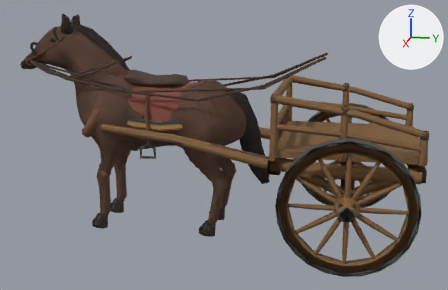
The glTF model assets/art/mounts/mounts.gltf, before and after one commit.
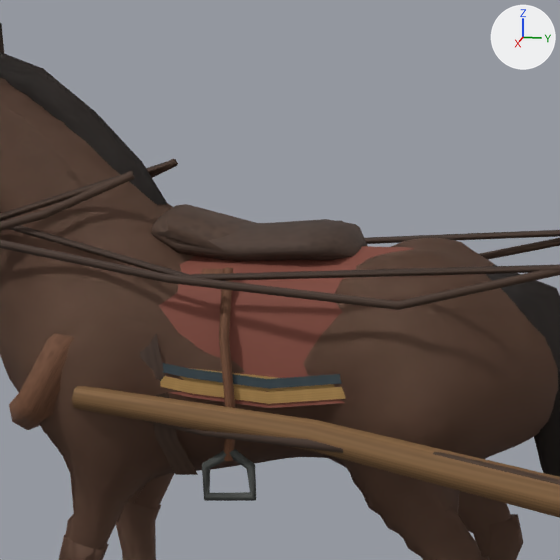
There are two pictures of each version: one whole from a 50 mm lens placed at (5.5, 1.79, 2.19), pointed at (0.02, 0.7, 0.82), one close up on the part from 18% to 55% of the width and 3% to 61% of the height. The axes (+X, +Y, +Z) are drawn at upper right. The lights are the same throughout. The older version's two pictures come first. Vertices at exactly the same position are counted once.

Objects in the first close-up: 'DraughtClose', 'DraughtRank', 'SaddleClose', 'SaddleRank'.
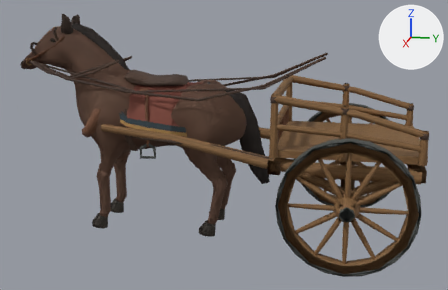
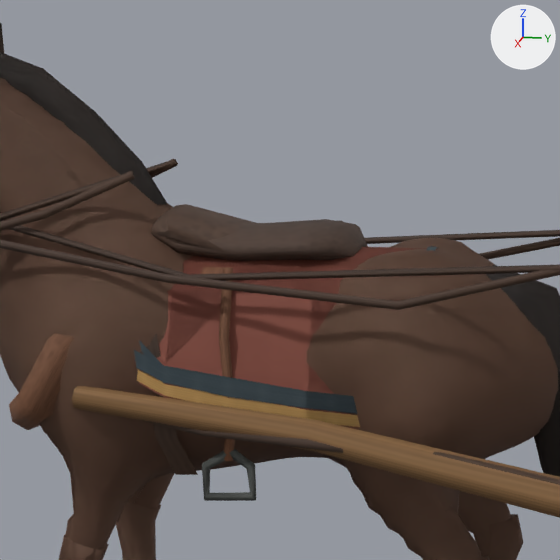
What changed in the scene script:
```text
Change me_saddleclose:
    used by ob_saddleclose; location = (0.0, 0.0, 0.0)
    remove me_saddleclose.from_pydata(...)  # 3667 vertices, 7010 faces; spans x -0.35..0.35, y -1.28..1.12, z 0.0..2.01
    add me_saddleclose.from_pydata(...)  # 3741 vertices, 7090 faces; spans x -0.35..0.35, y -1.28..1.12, z 0.0..2.01
    me_saddleclose part 1: a new loose piece of 16 vertices spanning x 0.25..0.34, y -0.29..0.56, z 0.95..1.2, in mat_saddleryatlas (picture img_mount_atlas_png)
    me_saddleclose part 2: a new loose piece of 16 vertices spanning x 0.25..0.34, y -0.29..0.56, z 0.99..1.25, in mat_saddleryatlas (picture img_mount_atlas_png)
    me_saddleclose part 3
    45 vertices are removed from x -0.31..0.31, y -0.28..0.5, z 1.01..1.39
    51 faces are deleted
    3 vertices in x -0.31, y -0.23..-0.05, z 1.07..1.1 move by (-0.03, 0.12, -0.08)
    54 vertices move from x -0.31..0.31, y -0.28..0.5, z 1.0..1.39 to x -0.34..0.34, y -0.25..0.56, z 0.95..1.39
    58 vertices are added at x -0.31..0.34, y -0.29..0.56, z 1.02..1.4
    8 new vertices lie (0.16, 0.0, -0.03) away from vertices in x 0.0, y -0.29..0.56, z 1.39..1.4
    5 new vertices lie (0.09, 0.0, -0.07) away from vertices in x 0.16, y -0.29..0.56, z 1.36..1.37
    89 new faces join them
    me_saddleclose part 4: 58 kept faces spanning x -0.34..0.34, y -0.25..0.54, z 0.95..1.39 get new texture (UV) coordinates
    other edits to the shape of me_saddleclose do not show in these pictures
Change me_saddlerank:
    used by ob_saddlerank; location = (0.0, 0.0, 0.0)
    remove me_saddlerank.from_pydata(...)  # 888 vertices, 1612 faces; spans x -0.34..0.34, y -1.28..1.11, z 0.01..2.0
    add me_saddlerank.from_pydata(...)  # 959 vertices, 1696 faces; spans x -0.34..0.34, y -1.28..1.11, z 0.01..2.0
    me_saddlerank part 5
    13 vertices are removed from x -0.31..0.31, y -0.25..0.46, z 1.02..1.39
    12 faces are deleted
    62 vertices are added at x -0.34..0.34, y -0.29..0.56, z 0.95..1.39
    9 new vertices lie (0.0, 0.18, 0.0) away from vertices in x -0.25..0.25, y -0.29..0.28, z 1.29..1.39
    5 new vertices lie (0.0, 0.1, 0.0) away from vertices in x -0.25..0.25, y 0.46, z 1.29..1.39
    8 new vertices lie (0.0, 0.0, 0.05) away from vertices in x -0.34..0.34, y -0.29..0.56, z 1.0..1.2
    96 new faces join them
```

Changed parts and their boxes (x1, y1, x2, y2) in the close-ups (560 x 560 px):
'SaddleClose', reshaped
    before: (0, 159, 414, 501)
    after: (0, 159, 437, 501)
'SaddleRank', reshaped (mostly hidden)
    before: (0, 160, 366, 392)
    after: (0, 160, 437, 409)
part 1 of me_saddleclose, added (brown)
    after: (137, 370, 360, 427)
part 2 of me_saddleclose, added
    after: (134, 350, 357, 414)
part 3 of me_saddleclose, built on
    before: (160, 247, 414, 404)
    after: (139, 246, 437, 401)
part 4 of me_saddleclose, surface changed
    before: (159, 246, 378, 408)
    after: (232, 247, 427, 429)
part 5 of me_saddlerank, built on
    before: (180, 368, 335, 392)
    after: (139, 248, 437, 409)
